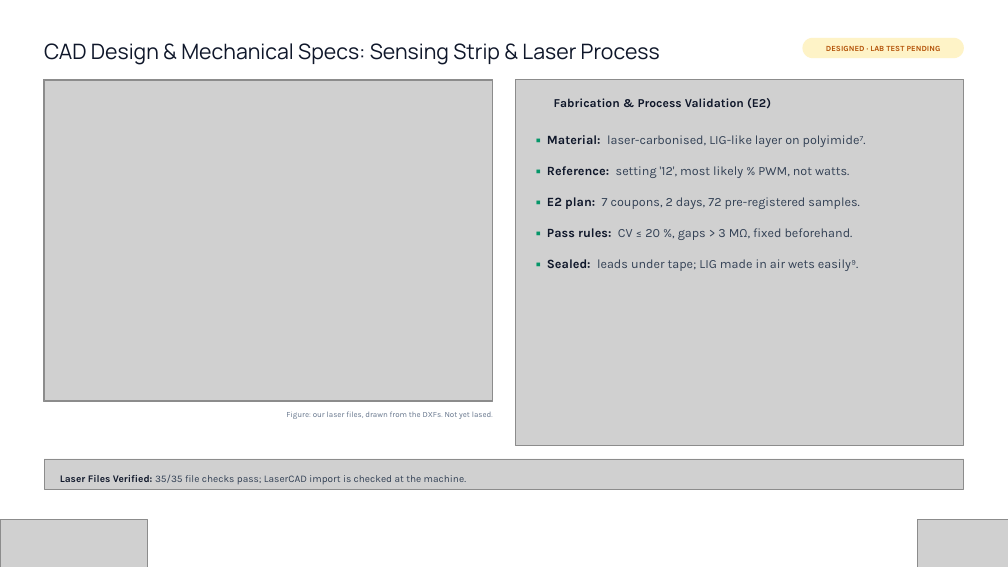
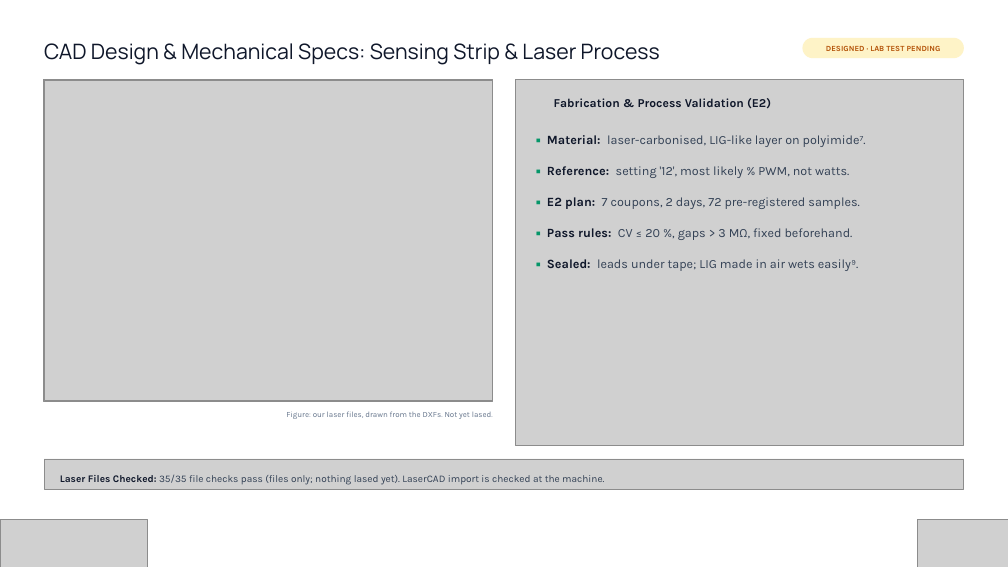
Before and after one commit to soham0777/dermasense-vishwakarma-2026, a slide deck: slide 9 of FINAL_SUBMISSION/Vishwakarma_Stage2_Final.pptx (slide 8 before the commit). Drawn at 1008x567 pixels with LibreOffice and Linux fonts; fonts in the diff are those of the drawing; grey boxes stand for pictures; background and template pictures are left out. Boxes give left, top, right and bottom in pixels: in the first picture for what was removed or moved away, otherwise in the second. Text is boxed around its words. In the diff, an @@ line names an element or a change of style, - is before the commit and + after.

```diff
--- a/FINAL_SUBMISSION/Vishwakarma_Stage2_Final.pptx
+++ b/FINAL_SUBMISSION/Vishwakarma_Stage2_Final.pptx
@@ text at (60, 475, 604, 485): text changed @@
-Laser Files Verified: 35/35 file checks pass; LaserCAD import is checked at the machine.
+Laser Files Checked: 35/35 file checks pass (files only; nothing lased yet). LaserCAD import is checked at the machine.
```
Also in this commit, not shown: 13 other slides changed, 1 slide added, 30 other files.
